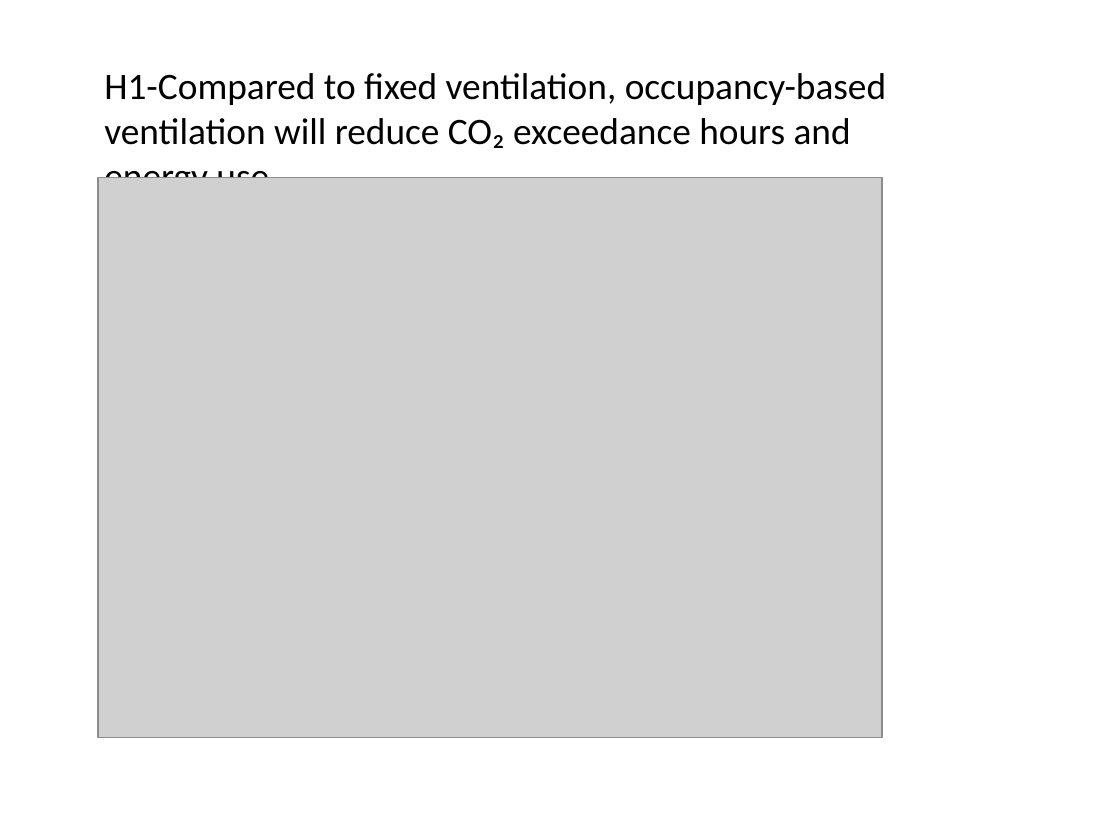
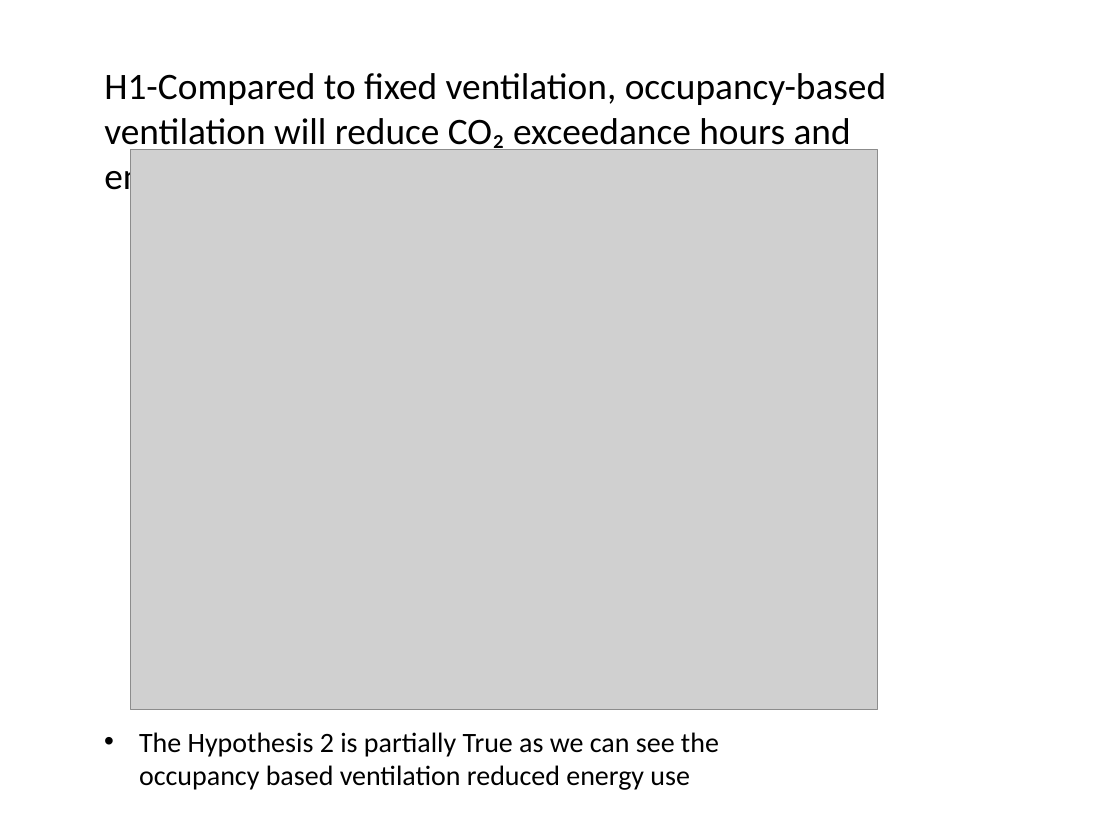
Before and after one commit to ChowdhuryAliImam/2025Fall_projects, a slide deck: slide 16 of Imam_presentation.pptx (slide 17 before the commit). Drawn at 1120x840 pixels with LibreOffice and Linux fonts; fonts in the diff are those of the drawing; grey boxes stand for pictures. Boxes give left, top, right and bottom in pixels: in the first picture for what was removed or moved away, otherwise in the second. Text is boxed around its words. In the diff, an @@ line names an element or a change of style, - is before the commit and + after.

```diff
--- a/Imam_presentation.pptx
+++ b/Imam_presentation.pptx
@@ picture: place and size @@
-picture at bbox=[99, 177, 883, 737]
+picture at bbox=[131, 150, 878, 710]
@@ text added at bbox=[139, 732, 719, 790], 18 pt, text #000000 @@
+• The Hypothesis 2 is partially True as we can see the occupancy based ventilation reduced energy use
```
Also in this commit, not shown: 5 other slides changed, 1 slide added, 1 slide removed.
